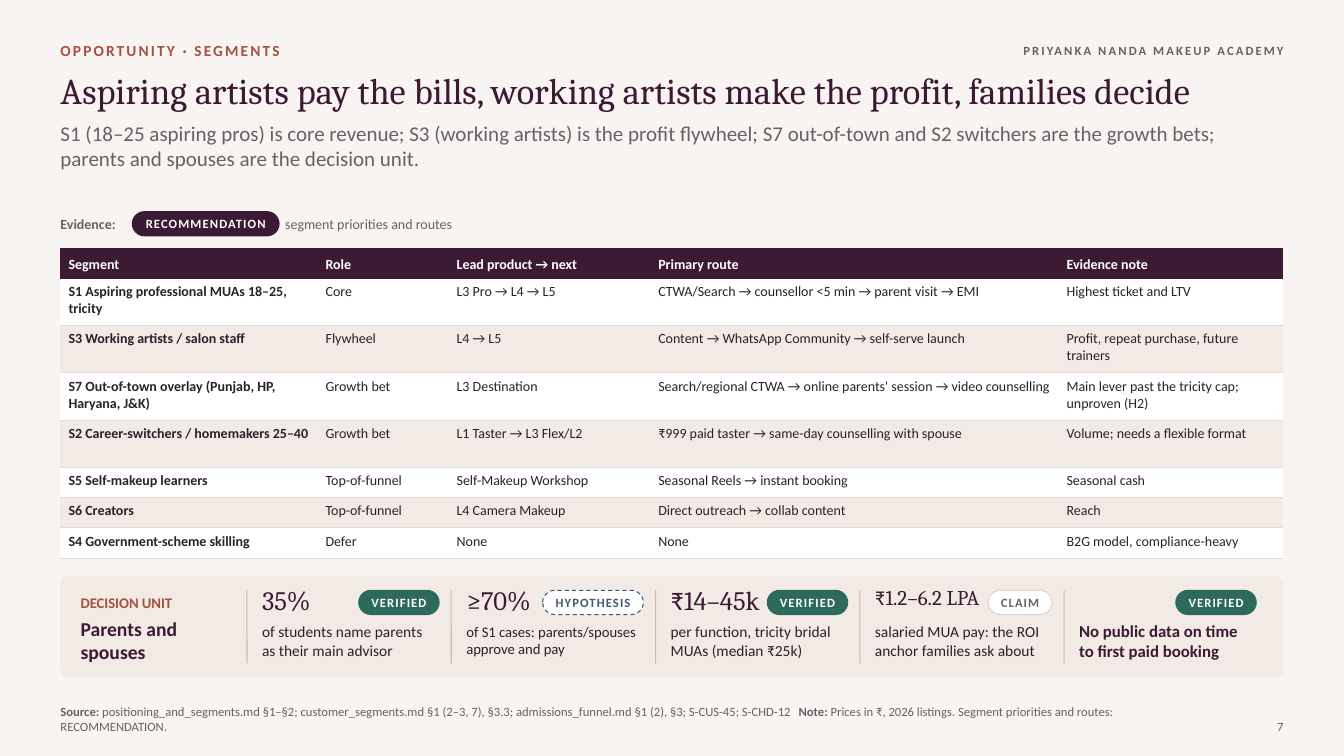
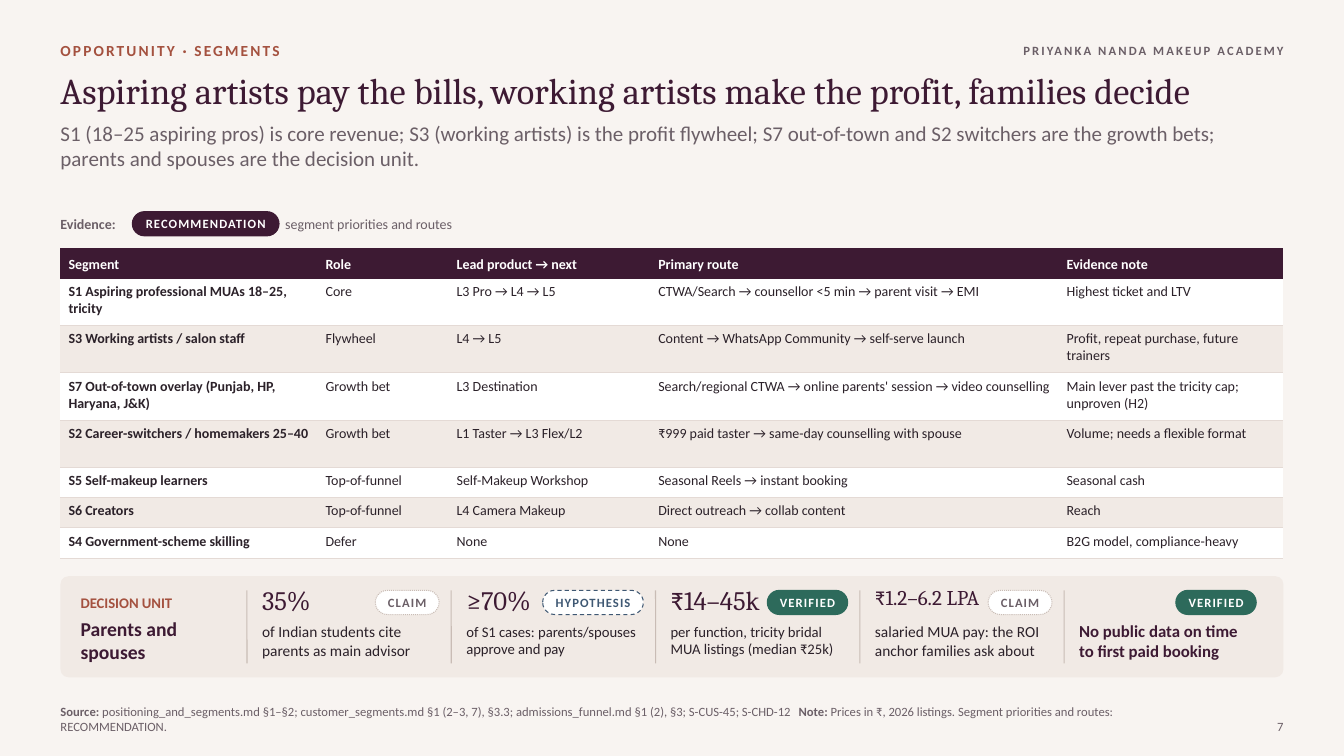
Before and after one commit to ravishchaaubey/apna-demo, a slide deck: slide 7 of priyanka_nanda_academy/final/Priyanka_Nanda_Academy_Growth_Strategy.pptx. Drawn at 1344x756 pixels with LibreOffice and Linux fonts; fonts in the diff are those of the drawing. Boxes give left, top, right and bottom in pixels: in the first picture for what was removed or moved away, otherwise in the second. Text is boxed around its words. In the diff, an @@ line names an element or a change of style, - is before the commit and + after.

```diff
--- a/priyanka_nanda_academy/final/Priyanka_Nanda_Academy_Growth_Strategy.pptx
+++ b/priyanka_nanda_academy/final/Priyanka_Nanda_Academy_Growth_Strategy.pptx
@@ rounded rectangle "CLAIM": place and size @@
-rounded rectangle "CLAIM" at box(359, 591, 440, 615)
+rounded rectangle "CLAIM" at box(375, 591, 439, 615)
@@ rounded rectangle "CLAIM" at box(375, 591, 439, 615): fill #2D6A5B to #FFFFFF; outline #2D6A5B 0.75 pt to #C9BCB5 0.75 pt dashed @@
@@ text in rounded rectangle at box(388, 598, 426, 607): text changed; text colour #FFFFFF to #6B5F67 @@
-VERIFIED
+CLAIM
@@ text at box(262, 626, 411, 659): text changed @@
-of students name parents as their main advisor
+of Indian students cite parents as main advisor
@@ text at box(671, 626, 833, 657): text changed; size 11 to 10.5 pt @@
-per function, tricity bridal MUAs (median ₹25k)
+per function, tricity bridal MUA listings (median ₹25k)
```
Also in this commit, not shown: 28 other slides changed, 7 other files.
